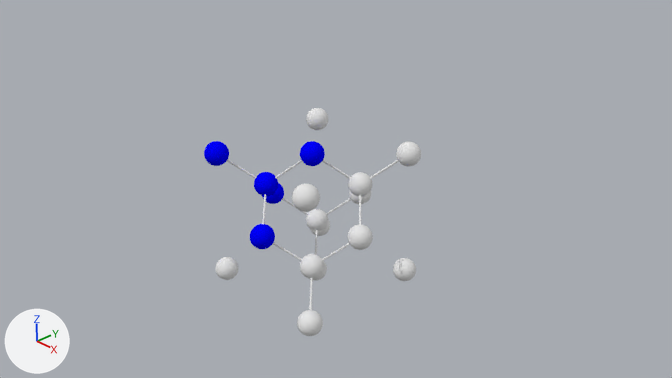
The Blender file Silicon.blend, before and after one commit.
One viewpoint serves both versions: the file's camera 'Camera'. The lights are fixed; the arrows at lower left show +X, +Y and +Z. Mesh edges are drawn as thin lines on the coarser meshes.
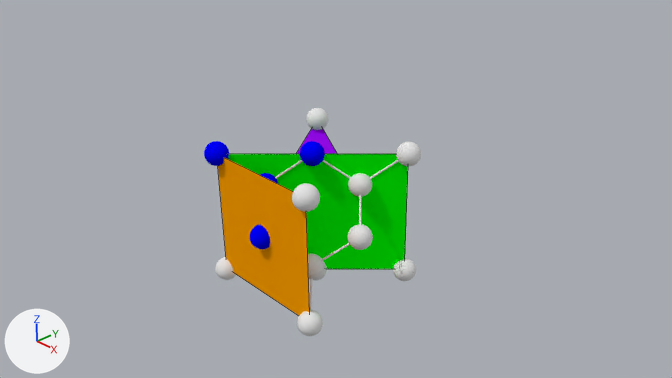
Commit message: Added Miller indices planes to Silicon

What differs and where, as boxes [x1, y1, x2, y2] in the pictures (672 x 378 px):
```json
{"object": "Plane.001", "change": "added", "after": [228, 154, 408, 269], "on screen": "green"}
{"object": "Plane", "change": "added", "after": [218, 157, 310, 315], "on screen": "orange"}
{"object": "Plane.002", "change": "added", "after": [296, 129, 337, 154], "on screen": "purple"}
```

The change, as JSON lines over the scene's bpy script:
```json
{"op": "add", "block": "mat_transparent", "code": ["mat_transparent = diffuse_material('Transparent')", "mat_transparent.base_color = (1.0, 0.352, 0.0)  # orange #ffa000"]}
{"op": "add", "block": "mat_transparent_001", "code": ["mat_transparent_001 = diffuse_material('Transparent.001')", "mat_transparent_001.base_color = (0.0, 1.0, 0.0)  # green #00ff00"]}
{"op": "add", "block": "mat_transparent_002", "code": ["mat_transparent_002 = diffuse_material('Transparent.002')", "mat_transparent_002.base_color = (0.364, 0.00357, 1.0)  # purple #a30cff"]}
{"op": "add", "block": "me_plane", "code": ["me_plane = bpy.data.meshes.new('Plane')", "me_plane.from_pydata([(-1.0, -1.0, 0.0), (1.0, -1.0, 0.0), (-1.0, 1.0, 0.0), (1.0, 1.0, 0.0)], [], [(0, 1, 3, 2)])", "me_plane.materials.append(mat_transparent)  # orange #ffa000"]}
{"op": "add", "block": "me_plane_002", "code": ["me_plane_002 = bpy.data.meshes.new('Plane.002')", "me_plane_002.from_pydata([(-1.0, -1.0, 0.0), (1.0, -1.0, 0.0), (-1.0, 1.0, 0.0), (1.0, 1.0, 0.0)], [], [(0, 1, 3, 2)])", "me_plane_002.materials.append(mat_transparent_001)  # green #00ff00"]}
{"op": "add", "block": "me_plane_004", "code": ["me_plane_004 = bpy.data.meshes.new('Plane.004')", "me_plane_004.from_pydata([(-1.0, -1.0, 0.0), (1.0, -1.0, 0.0), (0.0, -1.0, 0.0), (0.0, 1.0, -1.41)], [], [(2, 1, 3, 0)])", "me_plane_004.materials.append(mat_transparent_002)  # purple #a30cff"]}
{"op": "add", "block": "ob_plane", "code": ["ob_plane = bpy.data.objects.new('Plane', me_plane)", "ob_plane.location = (0.0, -1.0, 0.0)", "ob_plane.rotation_euler = (1.571, 0.0, 0.0)  # degrees (90, 0, 0)"]}
{"op": "add", "block": "ob_plane_001", "code": ["ob_plane_001 = bpy.data.objects.new('Plane.001', me_plane_002)", "ob_plane_001.location = (0.0, 0.0, 0.0)", "ob_plane_001.rotation_euler = (1.571, 0.0, 0.785)  # degrees (90, 0, 45)", "ob_plane_001.scale = (1.41, 1.0, 1.0)"]}
{"op": "add", "block": "ob_plane_002", "code": ["ob_plane_002 = bpy.data.objects.new('Plane.002', me_plane_004)", "ob_plane_002.location = (0.0, 0.0, 0.0)", "ob_plane_002.rotation_euler = (1.571, 0.0, 0.785)  # degrees (90, 0, 45)", "ob_plane_002.scale = (1.41, 1.0, 1.0)"]}
```
